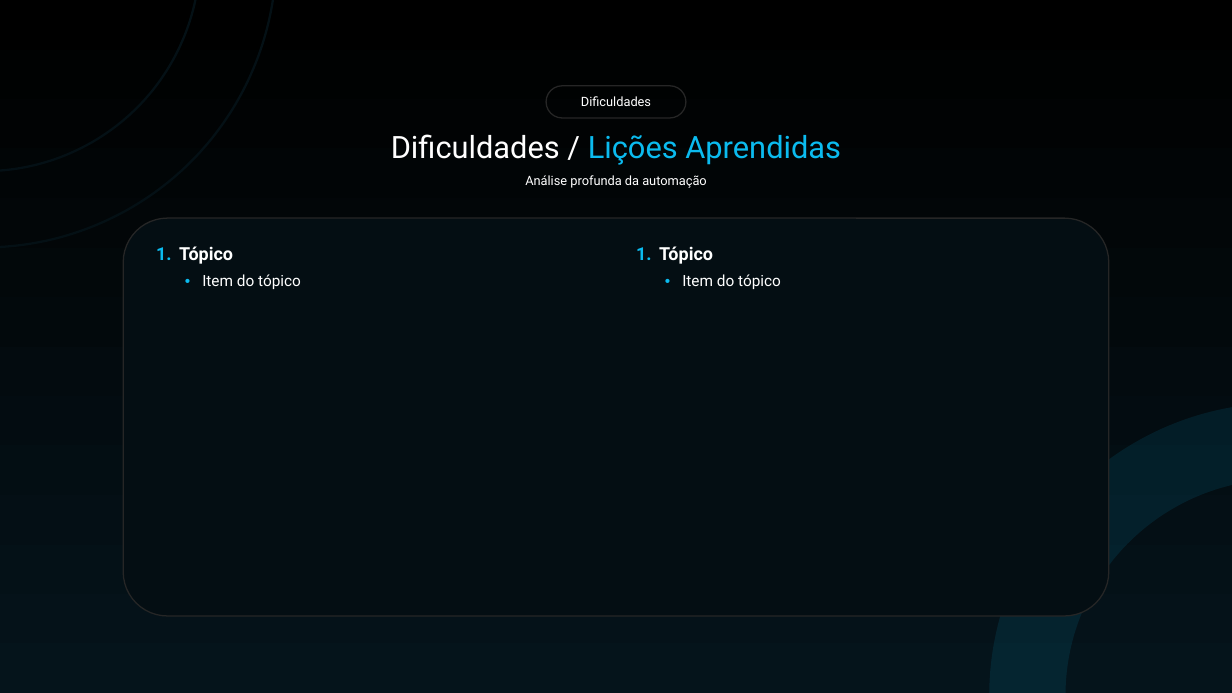
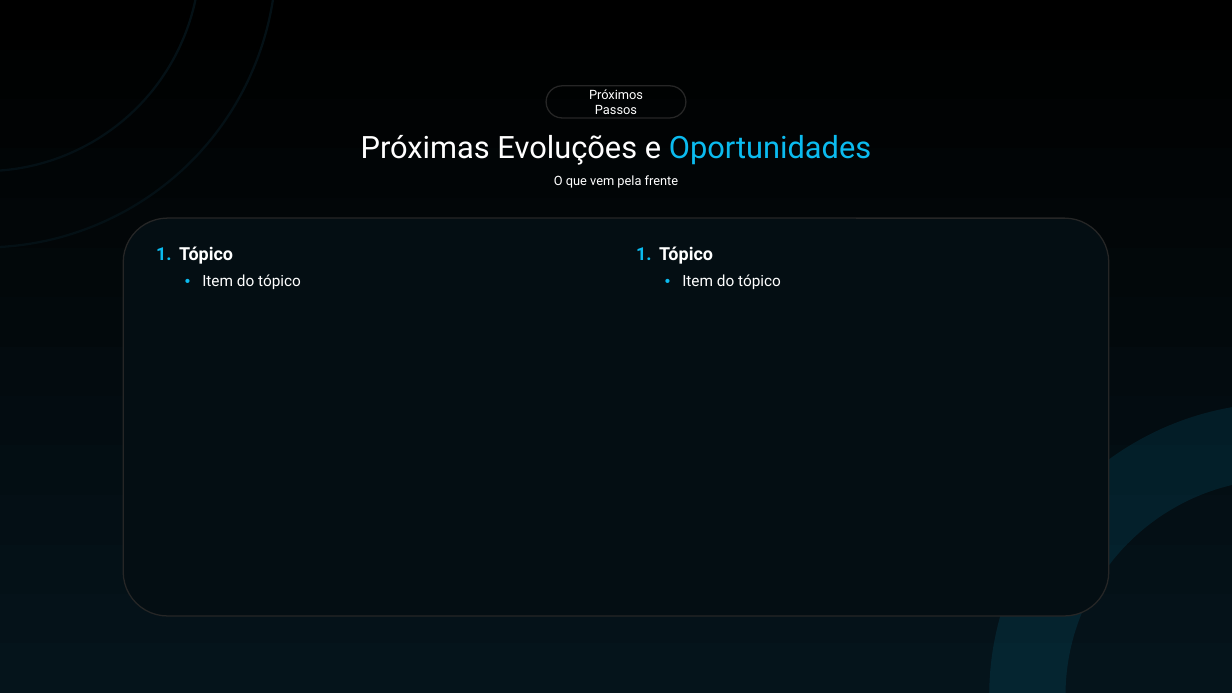
Before and after one commit to lluisaps/geracao-pptx, a slide deck: slide 5 of template.pptx (slide 6 before the commit). Drawn at 1232x693 pixels with LibreOffice and Linux fonts; fonts in the diff are those of the drawing. Boxes give left, top, right and bottom in pixels: in the first picture for what was removed or moved away, otherwise in the second. Text is boxed around its words. In the diff, an @@ line names an element or a change of style, - is before the commit and + after.

```diff
--- a/template.pptx
+++ b/template.pptx
@@ text in rounded rectangle at bbox=[589, 89, 643, 114]: text changed @@
-Dificuldades
+Próximos Passos
@@ text at bbox=[361, 135, 871, 165]: text changed; text colour #0BBBEF to #FFFFFF @@
-Dificuldades / Lições Aprendidas
+Próximas Evoluções e Oportunidades
@@ text at bbox=[554, 175, 678, 188]: text changed @@
-Análise profunda da automação
+O que vem pela frente
```
Also in this commit, not shown: 2 other slides changed, 1 slide added, 3 slides removed, 7 other files.
